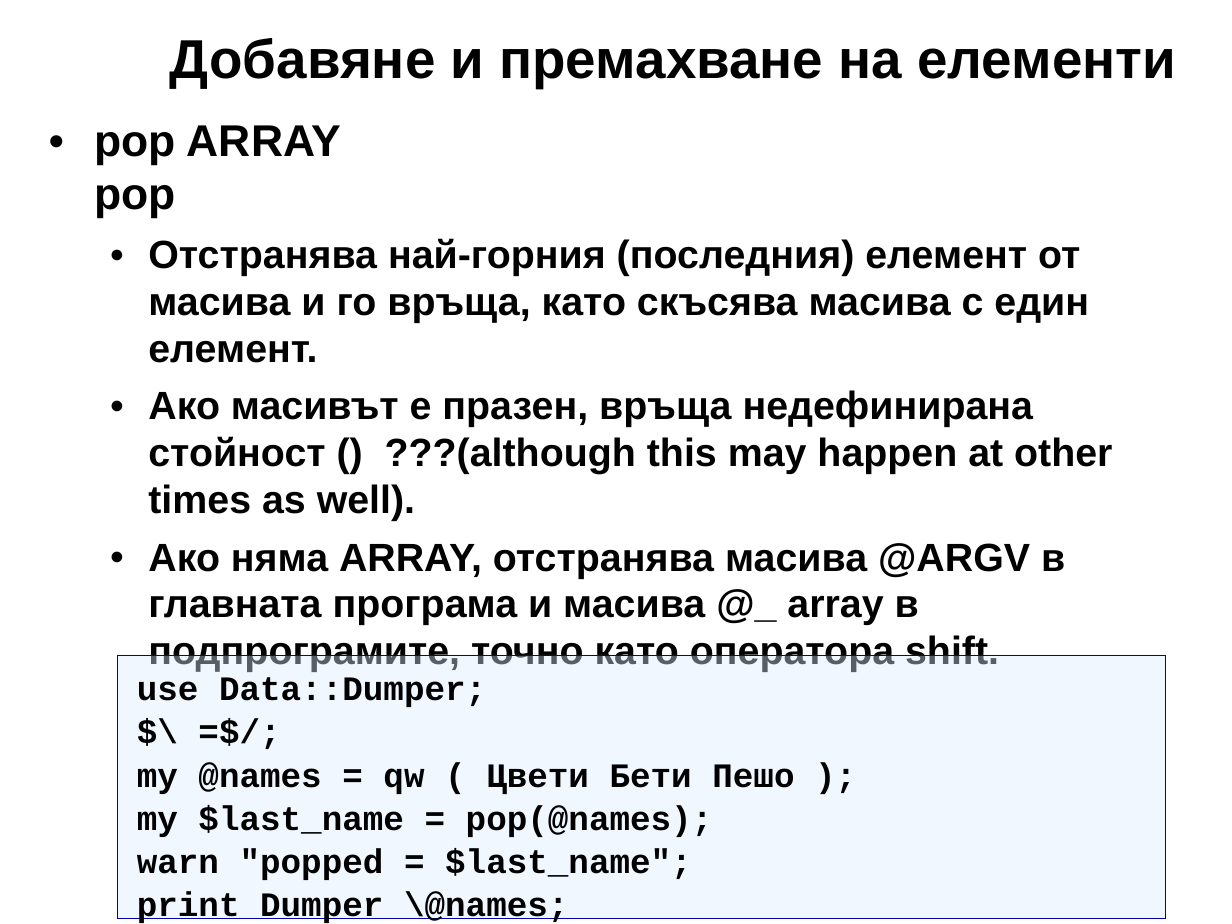
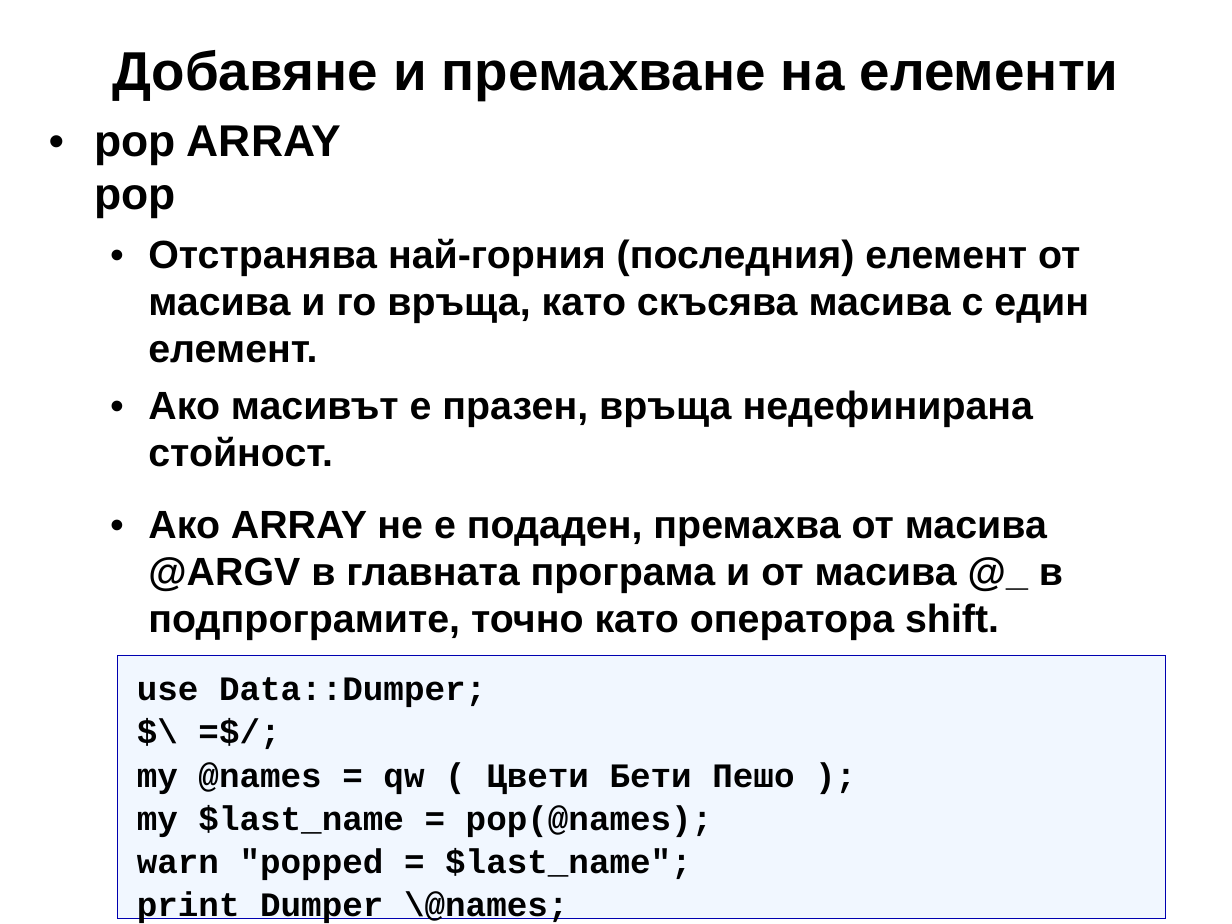
Before and after one commit to kberov/PerlProgrammingCourse, a slide deck: slide 12 of 03_list_and_arrays_bg.odp. Drawn at 1232x924 pixels with LibreOffice and Linux fonts; fonts in the diff are those of the drawing; background and template pictures are left out. Boxes give left, top, right and bottom in pixels: in the first picture for what was removed or moved away, otherwise in the second. Text is boxed around its words. In the diff, an @@ line names an element or a change of style, - is before the commit and + after.

```diff
--- a/03_list_and_arrays_bg.odp
+++ b/03_list_and_arrays_bg.odp
@@ title "Добавяне и премахване на елементи": place and size @@
-title "Добавяне и премахване на елементи" at (170, 38, 1176, 88)
+title "Добавяне и премахване на елементи" at (112, 50, 1119, 100)
@@ title "Добавяне и премахване на елементи" at (112, 50, 1119, 100): alignment left to centre @@
@@ text at (148, 390, 1063, 640): text changed @@
-  • Ако масивът е празен, връща недефинирана стойност () ???(although this may happen at other times as well).
-  • Ако няма ARRAY, отстранява масива @ARGV в главната програма и масива @_ array в подпрограмите, точно като оператора shift.
+  • Ако масивът е празен, връща недефинирана стойност.
+  • Ако ARRAY не е подаден, премахва от масива @ARGV в главната програма и от масива @_ в подпрограмите, точно като оператора shift.
```
Also in this commit, not shown: 25 other slides changed, 1 other file.
